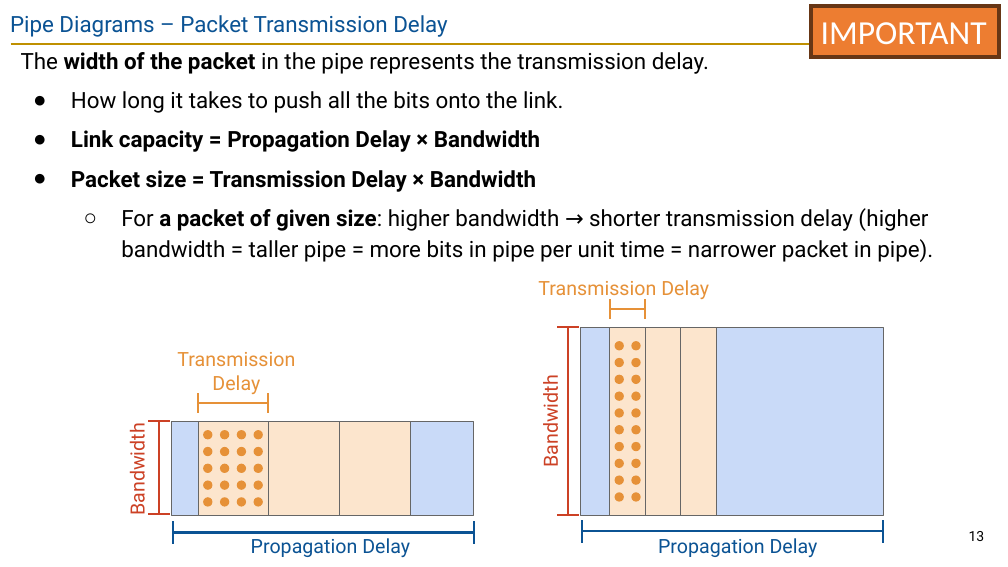
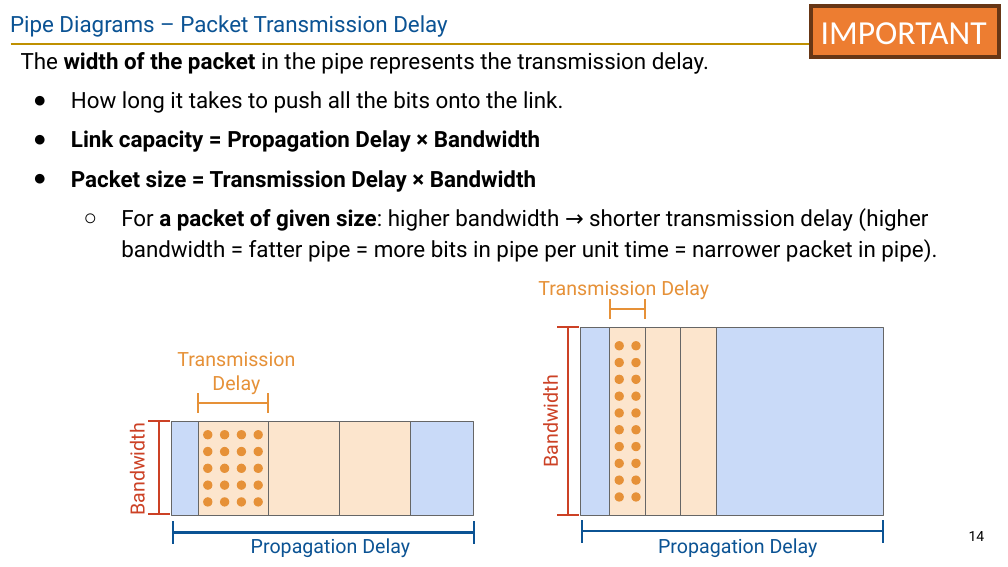
Before and after one commit to guhofstra/CSC175Sp26, a slide deck: slide 14 of PPTs/Lecture 3 - Links.pptx (slide 13 before the commit). Drawn at 1008x567 pixels with LibreOffice and Linux fonts; fonts in the diff are those of the drawing. Boxes give left, top, right and bottom in pixels: in the first picture for what was removed or moved away, otherwise in the second. Text is boxed around its words. In the diff, an @@ line names an element or a change of style, - is before the commit and + after.

```diff
--- a/PPTs/Lecture 3 - Links.pptx
+++ b/PPTs/Lecture 3 - Links.pptx
@@ text at (x1=121, y1=209, x2=937, y2=262): text changed @@
-  ○ For a packet of given size: higher bandwidth → shorter transmission delay (higher bandwidth = taller pipe = more bits in pipe per unit time = narrower packet in pipe).
+  ○ For a packet of given size: higher bandwidth → shorter transmission delay (higher bandwidth = fatter pipe = more bits in pipe per unit time = narrower packet in pipe).
@@ page number at (x1=969, y1=531, x2=985, y2=541): text changed @@
-13
+14
```
Also in this commit, not shown: 7 other slides changed, 1 slide removed, 4 other files.
